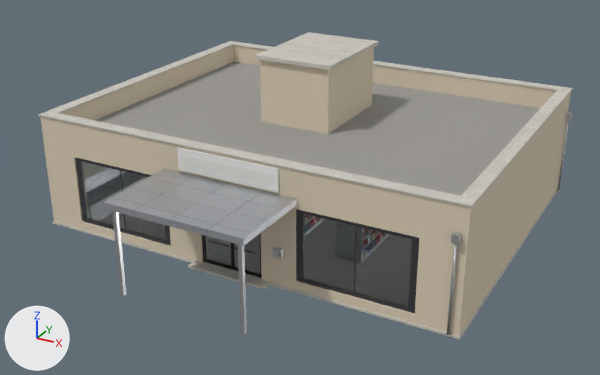
One commit to the Blender file tools/buildings/supermarket/polished.blend: the scene before it, then after it.
Camera for both pictures: a 50 mm camera at (15.6, -30.0, 15.7) aimed at (0.3, -2.1, 1.8). The axes (+X, +Y, +Z) are drawn at lower left. The lights are the same throughout. The first picture is the older version.

In view in the first picture: 'AB_Supermarket_Details', 'AB_Supermarket_Frames', 'AB_Supermarket_Glass', 'AB_Supermarket_Roof', 'AB_Supermarket_Trim', 'AB_Supermarket_Walls'.
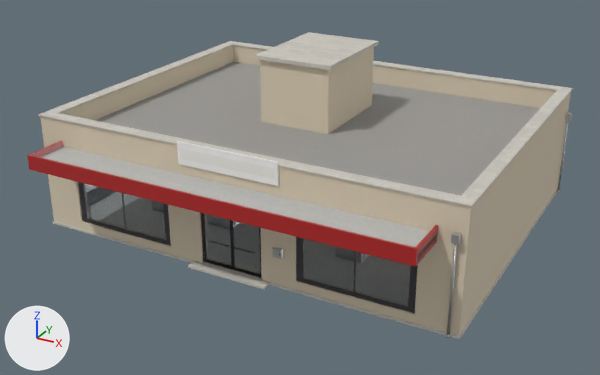
Edits to the bpy script that builds the scene:
```text
Change me_ab_supermarket_trim:
    used by ob_ab_supermarket_trim; parent = ob_ab_supermarket; location = (0.0, 0.0, 0.0)
    remove me_ab_supermarket_trim.from_pydata(...)  # 72 vertices, 62 faces; spans x -9.1..9.1, y -10.4..7.1, z 0.0..4.9
    add me_ab_supermarket_trim.from_pydata(...)  # 96 vertices, 80 faces; spans x -9.1..9.1, y -8.8..7.1, z 0.0..5.0
    me_ab_supermarket_trim part 1: a new loose piece, a box spanning x -8.0..8.0, y -8.76..-7.0, z 3.5..3.7, in mat_ab_concrete
    me_ab_supermarket_trim part 2: a new loose piece, a box spanning x -8.0..8.0, y -8.84..-8.76, z 3.35..3.95, in mat_ab_red_paint (red #b32727)
    me_ab_supermarket_trim part 3: a new loose piece, a box spanning x -8.0..-7.92, y -8.76..-7.0, z 3.35..3.95, in mat_ab_red_paint (red #b32727)
    me_ab_supermarket_trim part 4: a new loose piece, a box spanning x 7.92..8.0, y -8.76..-7.0, z 3.35..3.95, in mat_ab_red_paint (red #b32727)
    me_ab_supermarket_trim part 5: the loose piece of 8 vertices spanning x -2.1..2.1, y -7.1..-7.0, z 3.8..4.7 is moved by (0.0, 0.0, 0.2)
    me_ab_supermarket_trim part 6: the loose piece of 8 vertices spanning x -2.0..2.0, y -7.1, z 4.1..4.5 is moved by (0.0, 0.0, 0.2)
    me_ab_supermarket_trim part 7: the loose piece of 8 vertices spanning x -2.8..2.9, y -10.4..-7.0, z 3.5..3.8 is deleted
    remove me_ab_supermarket_trim.materials.append(mat_ab_metal_panel)
    add me_ab_supermarket_trim.materials.append(mat_ab_concrete)
    add me_ab_supermarket_trim.materials.append(mat_ab_red_paint)  # red #b32727
Change me_ab_supermarket_details:
    used by ob_ab_supermarket_details; parent = ob_ab_supermarket; location = (0.0, 0.0, 0.0)
    remove me_ab_supermarket_details.from_pydata(...)  # 664 vertices, 446 faces; spans x -9.2..9.2, y -10.2..7.6, z 0.0..6.9
    add me_ab_supermarket_details.from_pydata(...)  # 648 vertices, 434 faces; spans x -9.2..9.2, y -7.3..7.6, z 0.0..6.9
    me_ab_supermarket_details part 8: the loose piece of 8 vertices spanning x -2.7..-2.5, y -10.2..-10.1, z 0.0..3.5 is deleted
    me_ab_supermarket_details part 9: the loose piece of 8 vertices spanning x 2.5..2.6, y -10.2..-10.1, z 0.0..3.5 is deleted
```

Boxes [x1, y1, x2, y2] around the edits, measured in the pictures (600 x 375 px; the box of a moved part takes in the faces that stretch with it):
'AB_Supermarket_Trim', reshaped
    before: [38, 41, 573, 339]
    after: [27, 41, 573, 339]
'AB_Supermarket_Details', reshaped
    before: [112, 32, 572, 338]
    after: [255, 32, 572, 338]
part 1 of me_ab_supermarket_trim, added
    after: [41, 147, 438, 258]
part 2 of me_ab_supermarket_trim, added (red)
    after: [27, 155, 418, 267]
part 3 of me_ab_supermarket_trim, added
    after: [29, 141, 63, 157]
part 4 of me_ab_supermarket_trim, added
    after: [416, 225, 438, 265]
part 5 of me_ab_supermarket_trim, moved or reshaped
    before: [177, 147, 279, 193]
    after: [177, 141, 279, 186]
part 6 of me_ab_supermarket_trim, moved or reshaped
    before: [180, 155, 275, 186]
    after: [180, 148, 275, 179]
part 7 of me_ab_supermarket_trim, deleted
    before: [103, 169, 297, 246]
part 8 of me_ab_supermarket_details, deleted
    before: [112, 211, 126, 296]
part 9 of me_ab_supermarket_details, deleted
    before: [238, 244, 247, 335]
